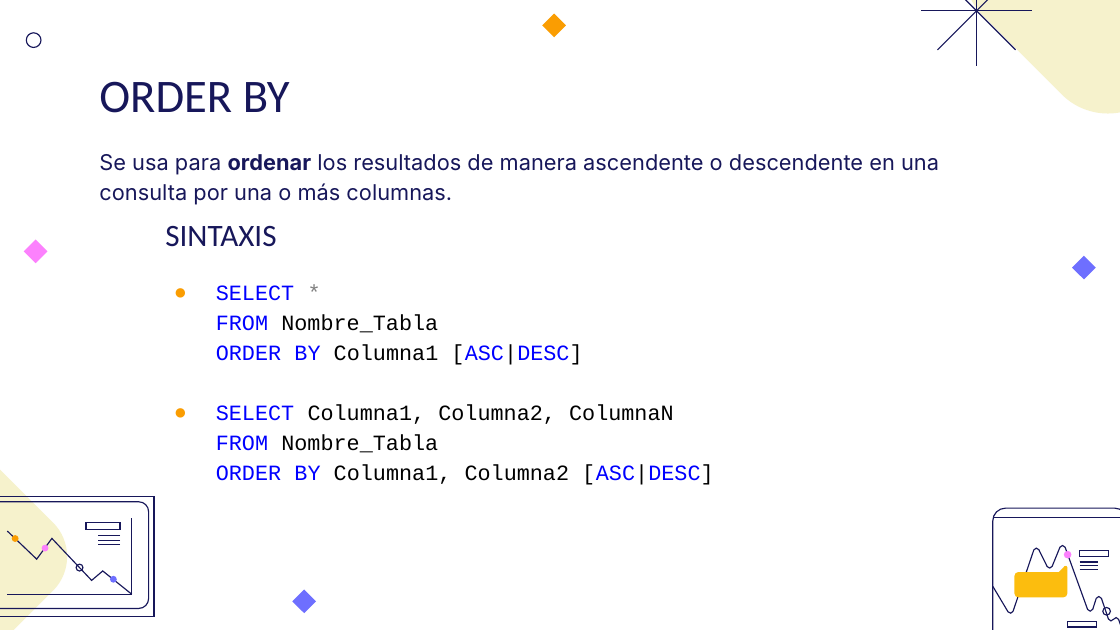
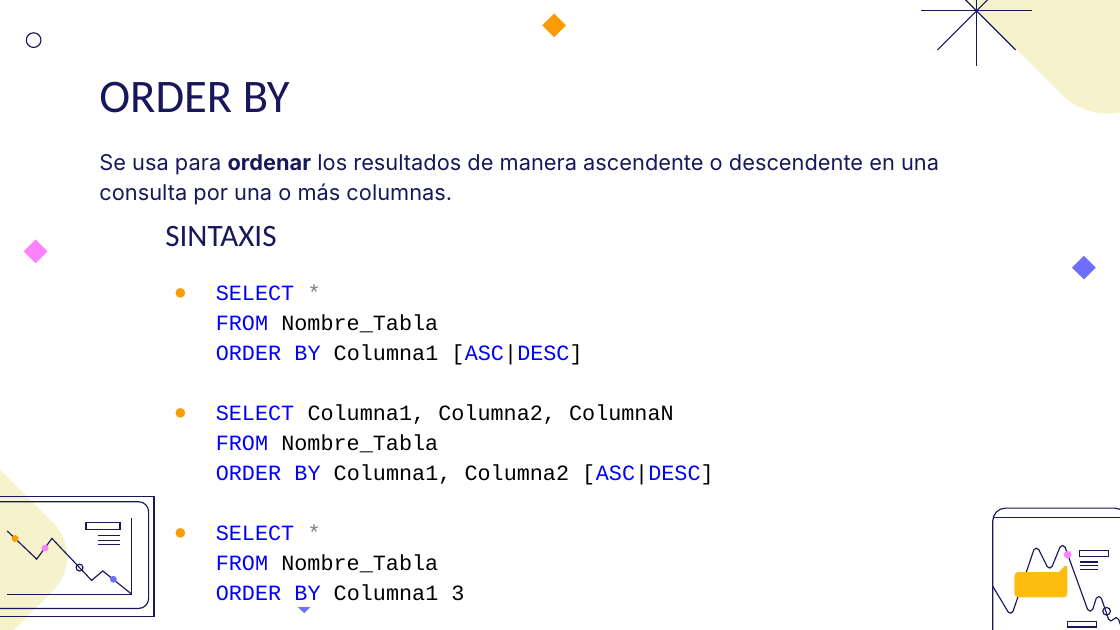
Before and after one commit to andrescln/Practicas, a slide deck: slide 9 of SQL/SQL.pptx. Drawn at 1120x630 pixels with LibreOffice and Linux fonts; fonts in the diff are those of the drawing. Boxes give left, top, right and bottom in pixels: in the first picture for what was removed or moved away, otherwise in the second. Text is boxed around its words. In the diff, an @@ line names an element or a change of style, - is before the commit and + after.

```diff
--- a/SQL/SQL.pptx
+++ b/SQL/SQL.pptx
@@ text at (216,525,464,608): paragraph added @@
+● SELECT *
+  FROM Nombre_Tabla
+  ORDER BY Columna1 3
```
Also in this commit, not shown: 9 other files.
